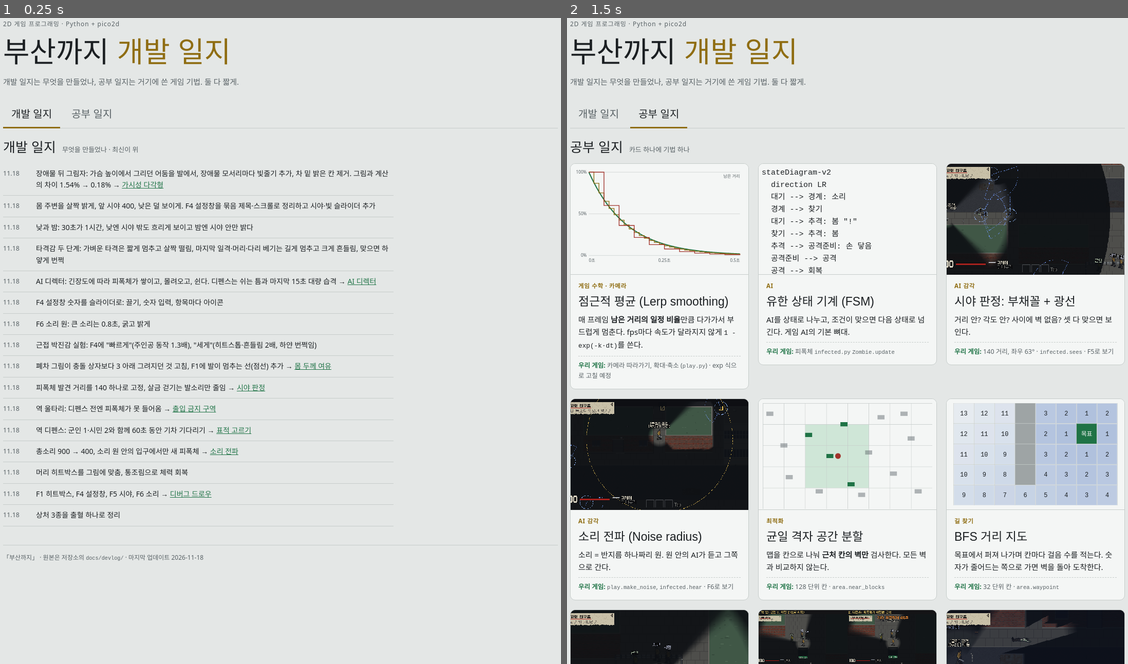
Above: before the commit, frames 1-2 (left to right).
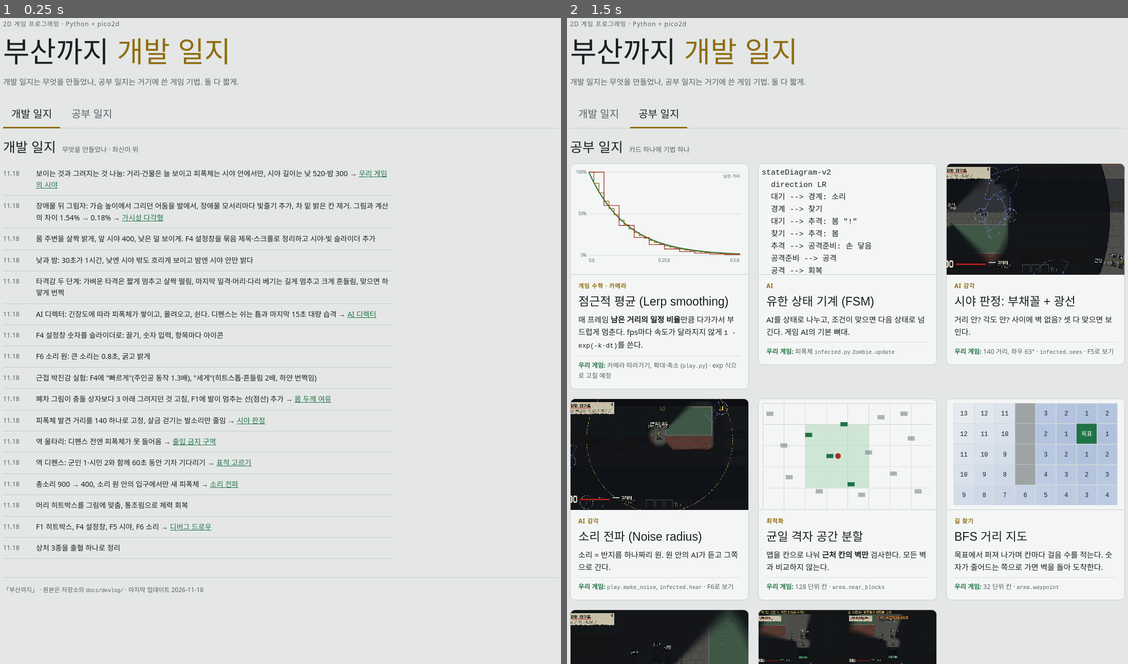
Above: after the commit, the same moments.

Repository: kimminseoung-source/2DGame_Project_NuclearSeoul
Game: browser game, page docs/devlog/index.html
Two runs of this game, one before a commit and one after it. Both use one fixed random seed, a clock stepped at 60 frames per second and the inputs below.
Inputs:
- Up to frame 1 (0.25 s): no input
- Up to frame 2 (1.5 s): click "몸 두께 여유" at 1.27 s

The runs differ from the first frame. In frame 1, 7.0% of the frame differs, in the area x 0-100%, y 23-90%; in frame 2, 2.7%.

Commit message:
공부 일지: 우리 게임의 시야(기법 다섯 개, 가시성 다각형 직접 해 보는 그림)
Co-Authored-By: Claude Opus 5.5 <noreply@anthropic.com>

Diff:
--- a/docs/devlog/index.html
+++ b/docs/devlog/index.html
@@ -79,6 +79,18 @@
 .what { color: var(--ink); }
 .how { font-size: 13.5px; color: var(--muted); }
 .how code { color: var(--ink); background: var(--bg); padding: 1px 5px; border-radius: 3px; }
+.card.wide { grid-column: 1 / -1; }
+.card.wide .media { aspect-ratio: 21 / 9; }
+.more { border-top: 1px solid var(--line); padding-top: 8px; }
+.more summary { cursor: pointer; color: var(--exit); font-weight: 700; font-size: 13.5px; }
+.more-body { display: grid; gap: 8px; padding-top: 8px; max-width: 70ch; }
+.more-body h4 { margin: 6px 0 0; font-family: var(--display); font-weight: 400; font-size: 18px; }
+.more-body .ref { font-size: 12.5px; color: var(--muted); }
+.demo { display: grid; gap: 8px; }
+.demo svg { width: 100%; height: auto; border-radius: 6px; cursor: crosshair; display: block; }
+.demo-controls { display: flex; flex-wrap: wrap; gap: 8px 16px; font-size: 13px; color: var(--muted); align-items: center; }
+.demo-controls label { display: flex; align-items: center; gap: 6px; cursor: pointer; }
+.demo-controls .hint { font-size: 12px; }
 .ours { font-size: 12.5px; border-top: 1px dashed var(--line); padding-top: 8px; color: var(--muted); }
 .ours b { color: var(--exit); font-weight: 700; }
 
@@ -107,6 +119,7 @@
   <section class="view log" id="view-dev" aria-labelledby="logtitle">
     <div class="section-title"><h2 id="logtitle">개발 일지</h2><small>무엇을 만들었나 · 최신이 위</small></div>
     <ol>
+      <li><span class="d">11.18</span><span>보이는 것과 그려지는 것 나눔: 거리·건물은 늘 보이고 피폭체는 시야 안에서만, 시야 길이는 낮 520·밤 300 → <a href="#visibility">우리 게임의 시야</a></span></li>
       <li><span class="d">11.18</span><span>장애물 뒤 그림자: 가슴 높이에서 그리던 어둠을 발에서, 장애물 모서리마다 빛줄기 추가, 차 밑 밝은 칸 제거. 그림과 계산의 차이 1.54% → 0.18% → <a href="#visibility">가시성 다각형</a></span></li>
       <li><span class="d">11.18</span><span>몸 주변을 살짝 밝게, 앞 시야 400, 낮은 덜 보이게. F4 설정창을 묶음 제목·스크롤로 정리하고 시야·빛 슬라이더 추가</span></li>
       <li><span class="d">11.18</span><span>낮과 밤: 30초가 1시간, 낮엔 시야 밖도 흐리게 보이고 밤엔 시야 안만 밝다</span></li>
@@ -222,13 +235,39 @@
       </div>
     </article>
 
-    <article class="card" id="visibility">
+    <article class="card wide" id="visibility">
       <div class="media"><img src="img/shadow_corner_rays.png" alt="밤, 주인공이 폐차를 바라보는 장면. 차 뒤쪽부터 그림자가 또렷한 경계로 시작한다" loading="lazy" width="1280" height="720"></div>
       <div class="body">
-        <span class="kind">빛·그림자</span>
-        <h3>가시성 다각형 (모서리 광선)</h3>
-        <p class="what">눈에서 빛줄기를 고르게 쏘면 줄기 사이에서 그림자 경계가 번진다. 장애물 <b>모서리마다 바로 양옆으로</b> 줄기를 더 쏘면 경계가 모서리에 딱 맞는다.</p>
-        <p class="ours"><b>우리 게임:</b> 고른 줄기 96 + 모서리 줄기 · <code>vision_cone.draw</code></p>
+        <span class="kind">빛·그림자 · 시야</span>
+        <h3>우리 게임의 시야 = 기법 다섯 개</h3>
+        <p class="what">시야 원뿔, 광선 쏘기, <b>가시성 다각형</b>, 정점 어둡기, 보이는 것/그려지는 것 나누기를 겹쳐서 "눈앞만 보인다"를 만든다.</p>
+        <p class="ours"><b>우리 게임:</b> <code>vision_cone.py</code> · <code>daylight.py</code> · F5(피폭체 시야)</p>
+        <details class="more">
+          <summary>자세히 보기</summary>
+          <div class="more-body">
+            <h4>1. 시야 원뿔</h4>
+            <p>바라보는 방향 좌우 약 40도, 정해진 거리까지만 보인다. 거리는 <code>hypot</code>, 방향 차이는 <code>atan2</code>로 잰다. 시야 길이는 낮 520, 밤 300.</p>
+            <h4>2. 광선 쏘기 (시야 막힘)</h4>
+            <p>눈에서 그 점까지 광선을 쏴서 사이에 벽·차가 있으면 막힌다. 사각형과 광선은 가로·세로 구간이 겹치는지로 판정한다(슬랩 방식). 그림자는 장애물 뒷면부터.</p>
+            <h4>3. 가시성 다각형과 모서리 광선</h4>
+            <p>화면을 칠할 때는 발에서 사방으로 빛줄기를 쏘고, 줄기 끝점을 이어 삼각형으로 채운다. 이 모양이 <b>가시성 다각형</b>이다. 고른 줄기만 쓰면 비켜 간 줄기와 맞은 줄기 사이 삼각형이 그림자 속을 비스듬히 가로질러 경계가 번진다. 그래서 장애물 <b>모서리마다 바로 양옆으로</b> 줄기를 더 쏜다. 아래 그림에서 눌러 눈을 옮기고, "모서리 광선"을 껐다 켜 보자.</p>
+            <div class="demo">
+              <svg id="vpdemo" viewBox="0 0 680 340" role="img" aria-label="눈에서 빛줄기를 쏴 밝은 영역을 만드는 그림, 모서리 광선이 있을 때와 없을 때를 비교"></svg>
+              <div class="demo-controls">
+                <label><input type="checkbox" id="vp-corner" checked> 모서리 광선</label>
+                <label>고른 빛줄기 <input type="range" id="vp-n" min="8" max="96" value="24" step="4"> <span id="vp-nl">24개</span></label>
+                <label><input type="checkbox" id="vp-rays" checked> 빛줄기 보기</label>
+                <span class="hint">그림을 누르면 눈이 옮겨 간다</span>
+              </div>
+            </div>
+            <p>우리 게임: 고른 줄기 96 + 모서리 줄기. 그림과 계산이 어긋난 곳 1.54% → 0.07%, 한 프레임 12ms 이하.</p>
+            <h4>4. 정점마다 어둡기</h4>
+            <p>어둠은 검은 삼각형 그물 하나다. 꼭짓점마다 투명도를 정하면 그래픽 카드가 사이를 부드럽게 섞는다(<code>SDL_RenderGeometry</code>).</p>
+            <h4>5. 보이는 것 / 그려지는 것 나누기</h4>
+            <p>피폭체가 보이는지는 늘 가장 어두운 값으로 판정한다(시야 밖·벽 뒤는 낮에도 안 보임). 화면은 살짝만 어둡게 그려 거리와 건물은 늘 보인다. 전략 게임의 <b>전장의 안개</b>와 같은 생각.</p>
+            <p class="ref">더 보기: Red Blob Games "2D Visibility", 섀도 캐스팅, 로그라이크 FOV · 노트: <code>docs/study/02_시야_시스템.md</code></p>
+          </div>
+        </details>
       </div>
     </article>
 
@@ -372,7 +411,58 @@
     }
   }
   window.addEventListener("hashchange", show);
-  function drawAll() { camera(); grid(); bfs(); }
+  // visibility polygon demo: even rays (+ corner rays) from the eye, their ends joined
+  const vp = { eye: { x: 150, y: 180 }, boxes: [[330, 110, 420, 170], [430, 220, 490, 290]] };
+  function vpHit(ox, oy, dx, dy) {
+    let best = 320;
+    for (const [l, t, r, b] of vp.boxes) {
+      let n = 0, f = 320;
+      for (const [p, u, lo, hi] of [[ox, dx, l, r], [oy, dy, t, b]]) {
+        if (Math.abs(u) < 1e-9) { if (p < lo || p > hi) { n = 1; f = 0; } continue; }
+        const t1 = (lo - p) / u, t2 = (hi - p) / u;
+        n = Math.max(n, Math.min(t1, t2)); f = Math.min(f, Math.max(t1, t2));
+      }
+      if (n <= f && n > 0 && n < best) best = n;
+    }
+    return best;
+  }
+  function vpDraw() {
+    const svg = document.getElementById("vpdemo"); if (!svg) return;
+    const N = +document.getElementById("vp-n").value;
+    document.getElementById("vp-nl").textContent = N + "개";
+    let angs = []; for (let i = 0; i < N; i++) angs.push(i / N * Math.PI * 2);
+    const corners = [];
+    if (document.getElementById("vp-corner").checked) {
+      for (const [l, t, r, b] of vp.boxes) for (const [x, y] of [[l, t], [r, t], [r, b], [l, b]]) {
+        const a = Math.atan2(y - vp.eye.y, x - vp.eye.x); angs.push(a - 0.0015, a + 0.0015); corners.push([x, y]);
+      }
+    }
+    angs = angs.map(a => (a % (2 * Math.PI) + 2 * Math.PI) % (2 * Math.PI)).sort((a, b) => a - b);
+    const pts = [], rays = [];
+    for (const a of angs) {
+      const dx = Math.cos(a), dy = Math.sin(a), d = vpHit(vp.eye.x, vp.eye.y, dx, dy);
+      const x = (vp.eye.x + dx * d).toFixed(1), y = (vp.eye.y + dy * d).toFixed(1);
+      pts.push(x + "," + y);
+      rays.push(`<line x1="${vp.eye.x}" y1="${vp.eye.y}" x2="${x}" y2="${y}" stroke="${css("--hazard")}" stroke-width="0.6" opacity="0.8"/>`);
+    }
+    svg.innerHTML = `<rect width="680" height="340" fill="#232527"/>` +
+      `<polygon points="${pts.join(" ")}" fill="#e7cf86" opacity="0.85"/>` +
+      (document.getElementById("vp-rays").checked ? rays.join("") : "") +
+      vp.boxes.map(([l, t, r, b]) => `<rect x="${l}" y="${t}" width="${r - l}" height="${b - t}" fill="#5f5e5a" stroke="#b4b2a9"/>`).join("") +
+      corners.map(([x, y]) => `<circle cx="${x}" cy="${y}" r="3.5" fill="#1D9E75"/>`).join("") +
+      `<circle cx="${vp.eye.x}" cy="${vp.eye.y}" r="7" fill="#E24B4A"/>`;
+  }
+  (function () {
+    const svg = document.getElementById("vpdemo"); if (!svg) return;
+    svg.addEventListener("click", ev => {
+      const p = svg.createSVGPoint(); p.x = ev.clientX; p.y = ev.clientY;
+      const q = p.matrixTransform(svg.getScreenCTM().inverse());
+      if (vp.boxes.some(([l, t, r, b]) => q.x > l && q.x < r && q.y > t && q.y < b)) return;
+      vp.eye = { x: Math.max(5, Math.min(675, q.x)), y: Math.max(5, Math.min(335, q.y)) }; vpDraw();
+    });
+    ["vp-corner", "vp-n", "vp-rays"].forEach(id => document.getElementById(id).addEventListener("input", vpDraw));
+  })();
+  function drawAll() { camera(); grid(); bfs(); vpDraw(); }
   drawAll();
   show();
   try { matchMedia("(prefers-color-scheme: dark)").addEventListener("change", drawAll); } catch (e) {}
Not shown, added: docs/study/02_시야_시스템.md
